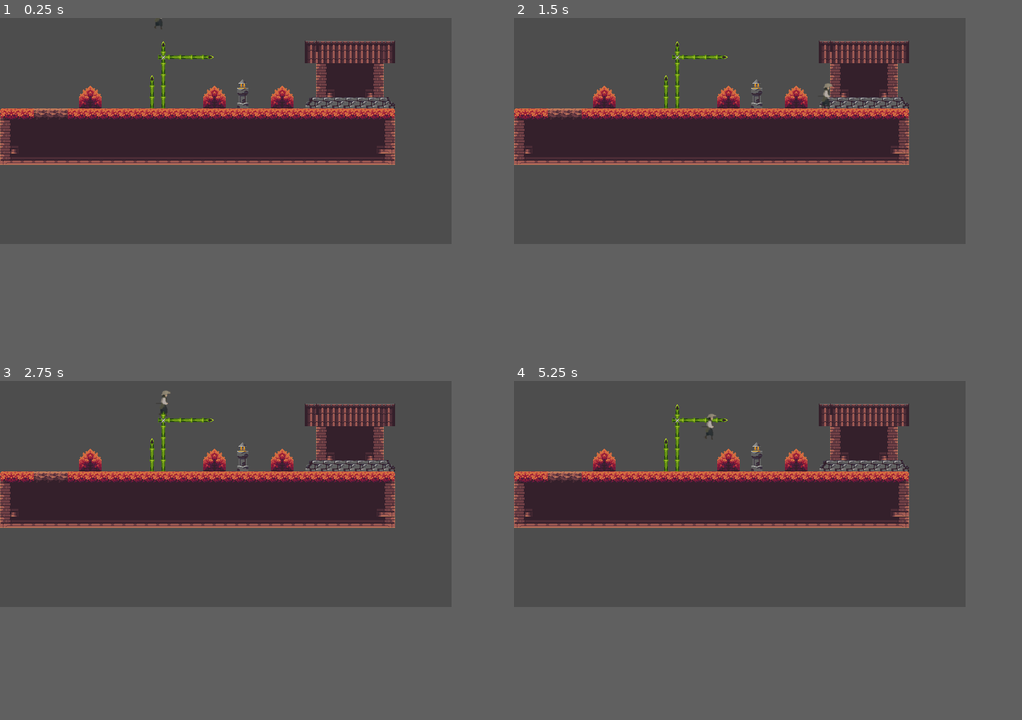
Above: before the commit, frames 1-4 (two rows, left to right).
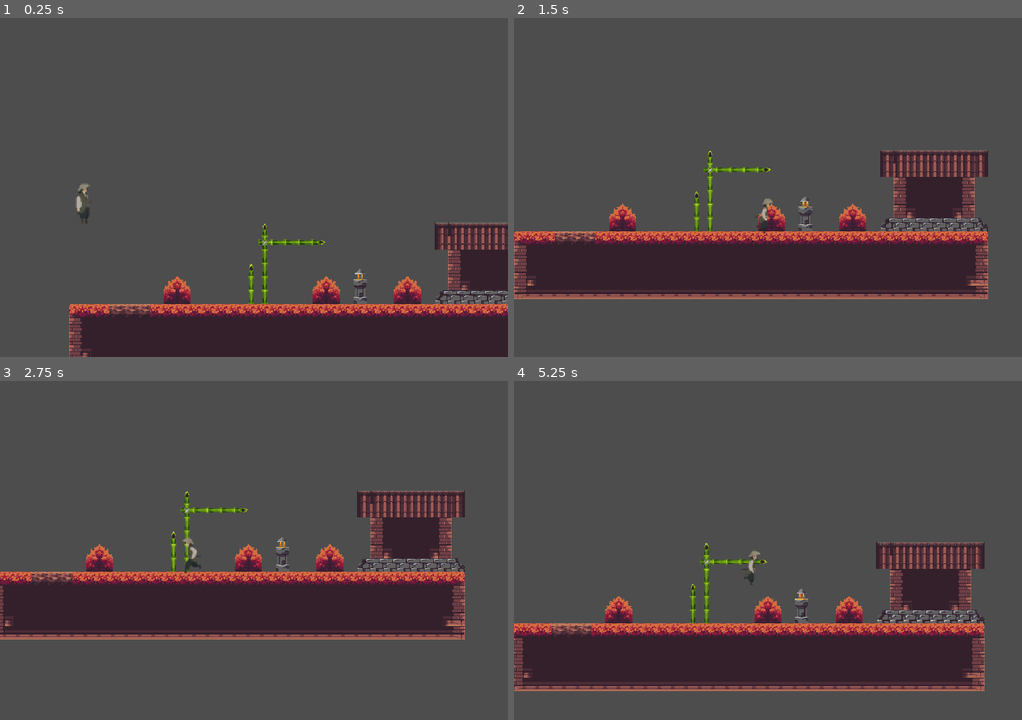
Above: after the commit, the same moments.

Repository: Breno-Duarte23/Wind-Blade-
Game: Godot game, scene res://levels/world_1.tscn
Two runs of this game, one before a commit and one after it. Both use one fixed random seed, a clock stepped at 60 frames per second and the inputs below.
Inputs:
- Up to frame 1 (0.25 s): no input
- Up to frame 2 (1.5 s): tap Enter (ui_accept) at 0.5, 0.6, 0.77, 1.07, 1.35 s; hold Right (ui_right) from 0.53 s (still down)
- Up to frame 3 (2.75 s): tap Enter (ui_accept) at 1.52, 1.82, 2.1 s; release Right (ui_right) at 2.03 s; hold Left (ui_left) from 2.03 s (still down)
- Up to frame 4 (5.25 s): release Left (ui_left) at 2.78 s; hold Right (ui_right) 2.78-4.28 s; tap Enter (ui_accept) at 2.85, 3.02, 3.32, 3.6, 3.77, 4.07, 4.35, 4.52, 4.82, 5.1 s; hold Left (ui_left) 4.28-5.03 s; hold Right (ui_right) from 5.03 s (still down)
In our replay, the window is 640x320 before the commit and 720x480 after it. These sizes can differ from the game's own. Grey fills any space a smaller window leaves; there, only what the larger window draws over its background counts as a difference.

The runs differ from the first frame. In frame 1, 34% of the frame differs, in the area x 0-100%, y 0-100%; in frame 2, 40%; in frame 3, 39%; in frame 4, 41%, in the area x 0-93%, y 6-92%.

Commit message:
feat: Implementado algumas animações do personagem principal

Diff:
--- /dev/null
+++ b/actors/player.tscn
@@ -0,0 +1,144 @@
+[gd_scene load_steps=26 format=3 uid="uid://dh27pj8dcn8y7"]
+
+[ext_resource type="Script" path="res://scripts/Yasuke Satoshi.gd" id="1_s4oga"]
+[ext_resource type="Texture2D" uid="uid://b1a3t2rtl42bo" path="res://assets/characters/Yasuke Satoshi/atk1/atk10.png" id="2_4mly4"]
+[ext_resource type="Texture2D" uid="uid://d2qiawcxyfdb1" path="res://assets/characters/Yasuke Satoshi/atk1/atk11.png" id="3_mmwd7"]
+[ext_resource type="Texture2D" uid="uid://b1jm15iyhy1qk" path="res://assets/characters/Yasuke Satoshi/atk1/atk12.png" id="4_i6jm3"]
+[ext_resource type="Texture2D" uid="uid://dq0ftcvfefxoa" path="res://assets/characters/Yasuke Satoshi/atk1/atk13.png" id="5_ghss4"]
+[ext_resource type="Texture2D" uid="uid://begx3pvec2wrj" path="res://assets/characters/Yasuke Satoshi/atk1/atk14.png" id="6_duby5"]
+[ext_resource type="Texture2D" uid="uid://6jvq2hf6rhux" path="res://assets/characters/Yasuke Satoshi/atk1/atk15.png" id="7_51odp"]
+[ext_resource type="Texture2D" uid="uid://bthva2fet3r3t" path="res://assets/characters/Yasuke Satoshi/atk1/atk16.png" id="8_c2tpy"]
+[ext_resource type="Texture2D" uid="uid://duvl8gk34rx2k" path="res://assets/characters/Yasuke Satoshi/jumping/pulando0.png" id="9_1ypxf"]
+[ext_resource type="Texture2D" uid="uid://bfkq8cnwkrgt2" path="res://assets/characters/Yasuke Satoshi/jumping/pulando1.png" id="10_o8m0h"]
+[ext_resource type="Texture2D" uid="uid://g41u4xbp3f2y" path="res://assets/characters/Yasuke Satoshi/running/sprite_0.png" id="10_o8osm"]
+[ext_resource type="Texture2D" uid="uid://ctqu0llx0ople" path="res://assets/characters/Yasuke Satoshi/running/sprite_1.png" id="11_7s7my"]
+[ext_resource type="Texture2D" uid="uid://dtlbjnfcfhjol" path="res://assets/characters/Yasuke Satoshi/jumping/pulando2.png" id="11_dsrsc"]
+[ext_resource type="Texture2D" uid="uid://cgr6pctjxuglf" path="res://assets/characters/Yasuke Satoshi/jumping/pulando3.png" id="12_3fkdk"]
+[ext_resource type="Texture2D" uid="uid://cjn14we1ybo3o" path="res://assets/characters/Yasuke Satoshi/running/sprite_2.png" id="12_njhhy"]
+[ext_resource type="Texture2D" uid="uid://dfhpb0khehvbq" path="res://assets/characters/Yasuke Satoshi/jumping/pulando4.png" id="13_2oe41"]
+[ext_resource type="Texture2D" uid="uid://dkql0q1npscrl" path="res://assets/characters/Yasuke Satoshi/running/sprite_3.png" id="13_vs08c"]
+[ext_resource type="Texture2D" uid="uid://yq71hx4aw7de" path="res://assets/characters/Yasuke Satoshi/running/sprite_4.png" id="14_etvf8"]
+[ext_resource type="Texture2D" uid="uid://dxp3q14un35vg" path="res://assets/characters/Yasuke Satoshi/jumping/pulando5.png" id="14_pvj87"]
+[ext_resource type="Texture2D" uid="uid://br6r53kymeqyl" path="res://assets/characters/Yasuke Satoshi/jumping/pulando6.png" id="15_m1nr8"]
+[ext_resource type="Texture2D" uid="uid://d30nwoyefse68" path="res://assets/characters/Yasuke Satoshi/running/sprite_5.png" id="15_r7h0l"]
+[ext_resource type="Texture2D" uid="uid://cdu1m686edrwu" path="res://assets/characters/Yasuke Satoshi/running/sprite_6.png" id="16_xg6rc"]
+[ext_resource type="Texture2D" uid="uid://bcfesh6tvtpok" path="res://assets/characters/Yasuke Satoshi/running/sprite_7.png" id="17_8jxsy"]
+
+[sub_resource type="RectangleShape2D" id="RectangleShape2D_6diub"]
+size = Vector2(11, 36)
+
+[sub_resource type="SpriteFrames" id="SpriteFrames_hm4lm"]
+animations = [{
+"frames": [{
+"duration": 1.0,
+"texture": ExtResource("2_4mly4")
+}, {
+"duration": 1.0,
+"texture": ExtResource("3_mmwd7")
+}, {
+"duration": 1.0,
+"texture": ExtResource("4_i6jm3")
+}, {
+"duration": 1.0,
+"texture": ExtResource("5_ghss4")
+}, {
+"duration": 1.0,
+"texture": ExtResource("6_duby5")
+}, {
+"duration": 1.0,
+"texture": ExtResource("7_51odp")
+}, {
+"duration": 1.0,
+"texture": ExtResource("8_c2tpy")
+}],
+"loop": true,
+"name": &"attack",
+"speed": 10.0
+}, {
+"frames": [{
+"duration": 1.0,
+"texture": ExtResource("9_1ypxf")
+}],
+"loop": true,
+"name": &"idle",
+"speed": 5.0
+}, {
+"frames": [{
+"duration": 1.0,
+"texture": ExtResource("9_1ypxf")
+}, {
+"duration": 1.0,
+"texture": ExtResource("10_o8m0h")
+}, {
+"duration": 1.0,
+"texture": ExtResource("11_dsrsc")
+}, {
+"duration": 1.0,
+"texture": ExtResource("12_3fkdk")
+}, {
+"duration": 1.0,
+"texture": ExtResource("13_2oe41")
+}, {
+"duration": 1.0,
+"texture": ExtResource("14_pvj87")
+}, {
+"duration": 1.0,
+"texture": ExtResource("15_m1nr8")
+}],
+"loop": true,
+"name": &"jumping",
+"speed": 9.0
+}, {
+"frames": [{
+"duration": 1.0,
+"texture": ExtResource("10_o8osm")
+}, {
+"duration": 1.0,
+"texture": ExtResource("11_7s7my")
+}, {
+"duration": 1.0,
+"texture": ExtResource("12_njhhy")
+}, {
+"duration": 1.0,
+"texture": ExtResource("13_vs08c")
+}, {
+"duration": 1.0,
+"texture": ExtResource("14_etvf8")
+}, {
+"duration": 1.0,
+"texture": ExtResource("15_r7h0l")
+}, {
+"duration": 1.0,
+"texture": ExtResource("16_xg6rc")
+}, {
+"duration": 1.0,
+"texture": ExtResource("17_8jxsy")
+}],
+"loop": true,
+"name": &"running",
+"speed": 15.0
+}]
+
+[node name="CharacterBody2D" type="CharacterBody2D"]
+position = Vector2(0, -19)
+script = ExtResource("1_s4oga")
+
+[node name="colision" type="CollisionShape2D" parent="."]
+position = Vector2(0.5, 1)
+shape = SubResource("RectangleShape2D_6diub")
+
+[node name="camera" type="Camera2D" parent="."]
+visible = false
+zoom = Vector2(1.2, 1.2)
+limit_left = 0
+limit_smoothed = true
+position_smoothing_enabled = true
+editor_draw_limits = true
+
+[node name="anim" type="AnimatedSprite2D" parent="."]
+position = Vector2(18, 0)
+scale = Vector2(1.15625, 1.12264)
+sprite_frames = SubResource("SpriteFrames_hm4lm")
+animation = &"jumping"
+
+[node name="animator" type="AnimationPlayer" parent="."]
--- a/levels/world_1.tscn
+++ b/levels/world_1.tscn
@@ -1,23 +1,7 @@
-[gd_scene load_steps=28 format=3 uid="uid://br2iofbr2gum4"]
+[gd_scene load_steps=10 format=3 uid="uid://br2iofbr2gum4"]
 
-[ext_resource type="Script" path="res://scripts/Yasuke Satoshi.gd" id="1_bnfs6"]
 [ext_resource type="Texture2D" uid="uid://8trh6ju1qws7" path="res://assets/World Elements/Legacy Adventure Pack - Garden/Assets/Assets.png" id="1_cs4lt"]
-[ext_resource type="Texture2D" uid="uid://b1a3t2rtl42bo" path="res://assets/characters/Yasuke Satoshi/atk1/atk10.png" id="3_onef1"]
-[ext_resource type="Texture2D" uid="uid://d2qiawcxyfdb1" path="res://assets/characters/Yasuke Satoshi/atk1/atk11.png" id="4_0htgs"]
-[ext_resource type="Texture2D" uid="uid://b1jm15iyhy1qk" path="res://assets/characters/Yasuke Satoshi/atk1/atk12.png" id="5_4g06o"]
-[ext_resource type="Texture2D" uid="uid://dq0ftcvfefxoa" path="res://assets/characters/Yasuke Satoshi/atk1/atk13.png" id="6_qbsw2"]
-[ext_resource type="Texture2D" uid="uid://begx3pvec2wrj" path="res://assets/characters/Yasuke Satoshi/atk1/atk14.png" id="7_4nckx"]
-[ext_resource type="Texture2D" uid="uid://6jvq2hf6rhux" path="res://assets/characters/Yasuke Satoshi/atk1/atk15.png" id="8_w8xjk"]
-[ext_resource type="Texture2D" uid="uid://bthva2fet3r3t" path="res://assets/characters/Yasuke Satoshi/atk1/atk16.png" id="9_1ij2n"]
-[ext_resource type="Texture2D" uid="uid://duvl8gk34rx2k" path="res://assets/characters/Yasuke Satoshi/jumping/pulando0.png" id="10_4hxy0"]
-[ext_resource type="Texture2D" uid="uid://g41u4xbp3f2y" path="res://assets/characters/Yasuke Satoshi/running/sprite_0.png" id="11_c7c5p"]
-[ext_resource type="Texture2D" uid="uid://ctqu0llx0ople" path="res://assets/characters/Yasuke Satoshi/running/sprite_1.png" id="12_85d5o"]
-[ext_resource type="Texture2D" uid="uid://cjn14we1ybo3o" path="res://assets/characters/Yasuke Satoshi/running/sprite_2.png" id="13_nobbi"]
-[ext_resource type="Texture2D" uid="uid://dkql0q1npscrl" path="res://assets/characters/Yasuke Satoshi/running/sprite_3.png" id="14_8ec3x"]
-[ext_resource type="Texture2D" uid="uid://yq71hx4aw7de" path="res://assets/characters/Yasuke Satoshi/running/sprite_4.png" id="15_cr8rs"]
-[ext_resource type="Texture2D" uid="uid://d30nwoyefse68" path="res://assets/characters/Yasuke Satoshi/running/sprite_5.png" id="16_xntek"]
-[ext_resource type="Texture2D" uid="uid://cdu1m686edrwu" path="res://assets/characters/Yasuke Satoshi/running/sprite_6.png" id="17_w2ph1"]
-[ext_resource type="Texture2D" uid="uid://bcfesh6tvtpok" path="res://assets/characters/Yasuke Satoshi/running/sprite_7.png" id="18_3g8y7"]
+[ext_resource type="PackedScene" uid="uid://dh27pj8dcn8y7" path="res://actors/player.tscn" id="2_3pwbd"]
 
 [sub_resource type="TileMapPattern" id="TileMapPattern_7qivm"]
 tile_data = PackedInt32Array(0, 720896, 6, 65536, 720896, 7, 1, 589824, 6, 65537, 589824, 7)
@@ -189,76 +173,6 @@
 pattern_2 = SubResource("TileMapPattern_7ij3k")
 pattern_3 = SubResource("TileMapPattern_7kx05")
 
-[sub_resource type="SpriteFrames" id="SpriteFrames_hm4lm"]
-animations = [{
-"frames": [{
-"duration": 1.0,
-"texture": ExtResource("3_onef1")
-}, {
-"duration": 1.0,
-"texture": ExtResource("4_0htgs")
-}, {
-"duration": 1.0,
-"texture": ExtResource("5_4g06o")
-}, {
-"duration": 1.0,
-"texture": ExtResource("6_qbsw2")
-}, {
-"duration": 1.0,
-"texture": ExtResource("7_4nckx")
-}, {
-"duration": 1.0,
-"texture": ExtResource("8_w8xjk")
-}, {
-"duration": 1.0,
-"texture": ExtResource("9_1ij2n")
-}],
-"loop": true,
-"name": &"attack",
-"speed": 5.0
-}, {
-"frames": [{
-"duration": 1.0,
-"texture": ExtResource("10_4hxy0")
-}],
-"loop": true,
-"name": &"idle",
-"speed": 5.0
-}, {
-"frames": [{
-"duration": 1.0,
-"texture": ExtResource("11_c7c5p")
-}, {
-"duration": 1.0,
-"texture": ExtResource("12_85d5o")
-}, {
-"duration": 1.0,
-"texture": ExtResource("13_nobbi")
-}, {
-"duration": 1.0,
-"texture": ExtResource("14_8ec3x")
-}, {
-"duration": 1.0,
-"texture": ExtResource("15_cr8rs")
-}, {
-"duration": 1.0,
-"texture": ExtResource("16_xntek")
-}, {
-"duration": 1.0,
-"texture": ExtResource("17_w2ph1")
-}, {
-"duration": 1.0,
-"texture": ExtResource("18_3g8y7")
-}],
-"loop": true,
-"name": &"running",
-"speed": 5.0
-}]
-
-[sub_resource type="CapsuleShape2D" id="CapsuleShape2D_iv0bj"]
-radius = 6.0
-height = 35.0
-
 [sub_resource type="RectangleShape2D" id="RectangleShape2D_50w6j"]
 size = Vector2(11.625, 275.313)
 
@@ -269,23 +183,11 @@
 format = 2
 layer_0/tile_data = PackedInt32Array(524288, 65536, 0, 589824, 0, 2, 524289, 131072, 0, 589825, 65536, 2, 524290, 13107 …(4475 unchanged characters)…
 
-[node name="CharacterBody2D" type="CharacterBody2D" parent="."]
-position = Vector2(225, -32)
-script = ExtResource("1_bnfs6")
-
-[node name="anim" type="AnimatedSprite2D" parent="CharacterBody2D"]
-position = Vector2(18, 1.25)
-scale = Vector2(1.15625, 1.12264)
-sprite_frames = SubResource("SpriteFrames_hm4lm")
-animation = &"attack"
-
-[node name="CollisionShape2D" type="CollisionShape2D" parent="CharacterBody2D"]
-position = Vector2(0, 1)
-shape = SubResource("CapsuleShape2D_iv0bj")
+[node name="CharacterBody2D" parent="." instance=ExtResource("2_3pwbd")]
 
 [node name="StaticBody2D" type="StaticBody2D" parent="."]
 position = Vector2(-34, 1)
 
 [node name="CollisionShape2D" type="CollisionShape2D" parent="StaticBody2D"]
-position = Vector2(24, 69)
+position = Vector2(26, 66)
 shape = SubResource("RectangleShape2D_50w6j")
--- a/project.godot
+++ b/project.godot
@@ -17,8 +17,8 @@
 
 [display]
 
-window/size/viewport_width=640
-window/size/viewport_height=320
+window/size/viewport_width=720
+window/size/viewport_height=480
 window/stretch/mode="viewport"
 
 [rendering]
--- a/scripts/Yasuke Satoshi.gd
+++ b/scripts/Yasuke Satoshi.gd
@@ -3,7 +3,8 @@
 
 const SPEED = 300.0
 const JUMP_VELOCITY = -400.0
-
+var is_jumping := false
+@onready var animation := $anim as AnimatedSprite2D
 
 func _physics_process(delta: float) -> void:
 	# Add the gravity.
@@ -13,13 +14,21 @@
 	# Handle jump.
 	if Input.is_action_just_pressed("ui_accept") and is_on_floor():
 		velocity.y = JUMP_VELOCITY
-
+		is_jumping = true
+	elif is_on_floor():
+		is_jumping = false
 	# Get the input direction and handle the movement/deceleration.
 	# As good practice, you should replace UI actions with custom gameplay actions.
 	var direction := Input.get_axis("ui_left", "ui_right")
 	if direction:
 		velocity.x = direction * SPEED
+		animation.scale.x = direction
+		if !is_jumping and is_on_floor():
+			animation.play("running")
+	elif is_jumping:
+		animation.play("jumping")
 	else:
 		velocity.x = move_toward(velocity.x, 0, SPEED)
+		animation.play("idle")
 
 	move_and_slide()
